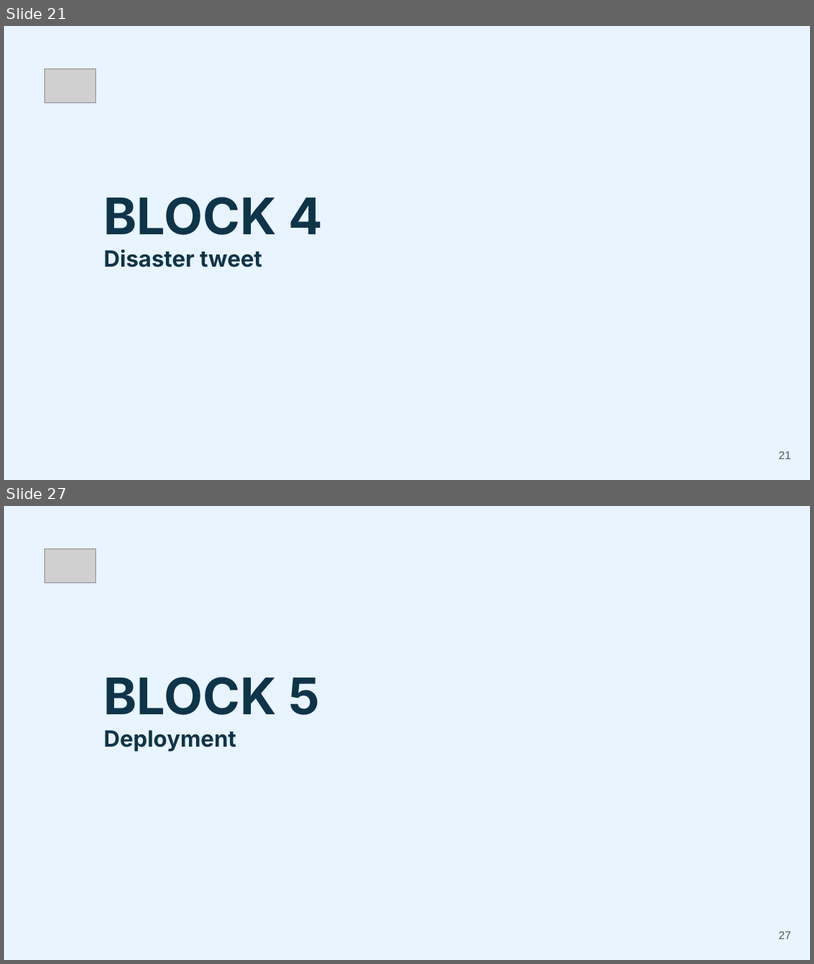
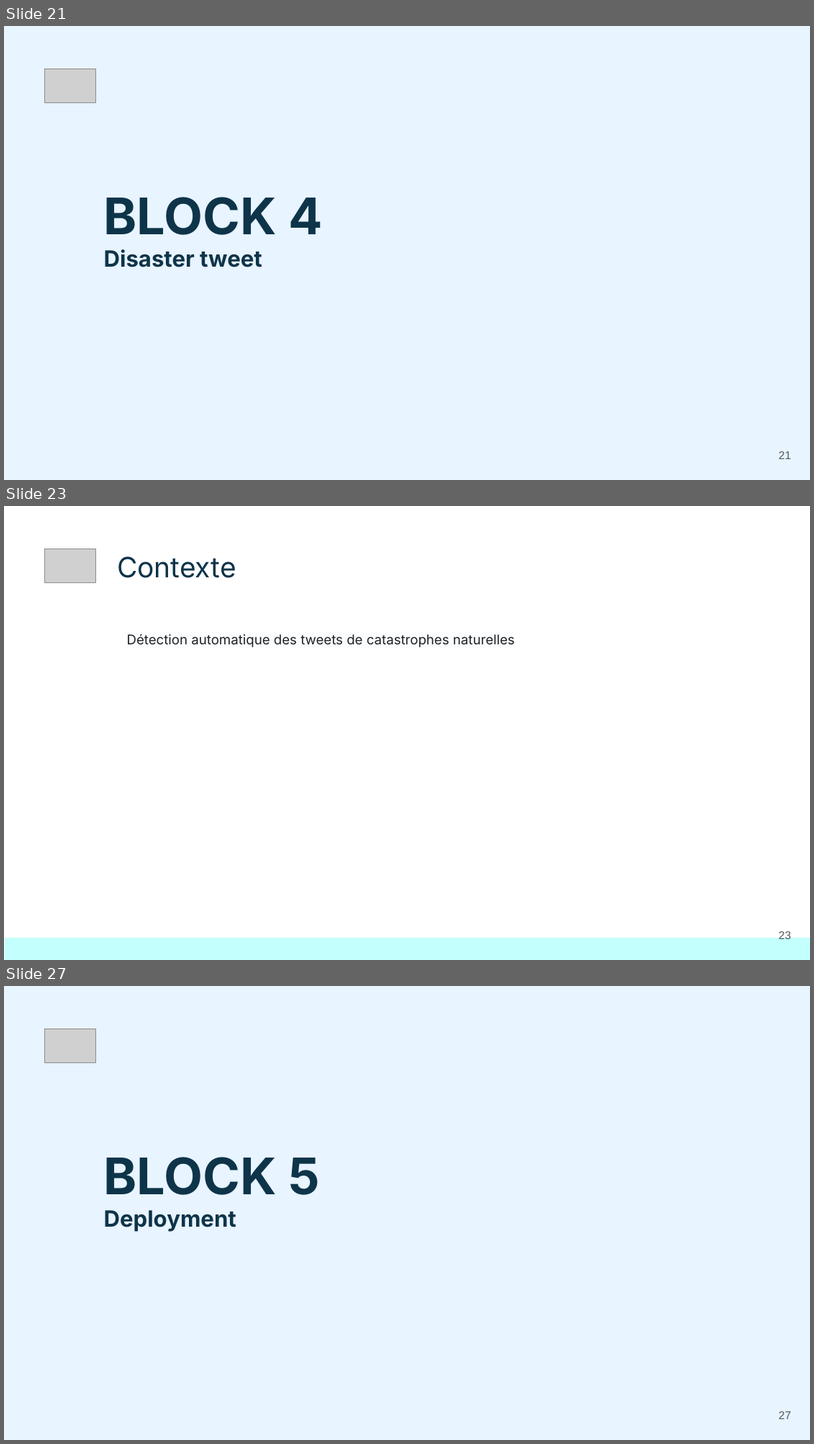
Before and after one commit to MKrouma/Jedha_Presentation, a slide deck: Jedha_certification.pptx. Shown one above the other, each under a label of ours: slides 21 and 27 before the commit, slides 21, 23 and 27 after it; the slides between them are not shown. The pictures are 814x964 and 814x1444 pixels, drawn with LibreOffice and Linux fonts; fonts in the diff are those of the drawing; grey boxes stand for pictures. Boxes give left, top, right and bottom in pixels: in the first picture for what was removed or moved away, otherwise in the second. Text is boxed around its words. In the diff, an @@ line names an element or a change of style, - is before the commit and + after.

```diff
--- a/Jedha_certification.pptx
+++ b/Jedha_certification.pptx
@@ slide 23 added at box(4, 506, 810, 960), background #FFFFFF @@
@@ picture added at box(45, 548, 96, 582) @@
@@ title added at box(117, 556, 237, 578), 25 pt, text #0E3449 @@
+Contexte
@@ text added at box(127, 633, 515, 647), 12 pt, text #1F2123 @@
+Détection automatique des tweets de catastrophes naturelles
@@ rectangle added at box(5, 937, 810, 959), fill #C3FFFC @@
@@ page number added at box(779, 929, 791, 939), 10 pt, text #595959 @@
+23
```
Also in this commit, not shown: 2 slides changed, 3 other slides added, 4 slides removed.
